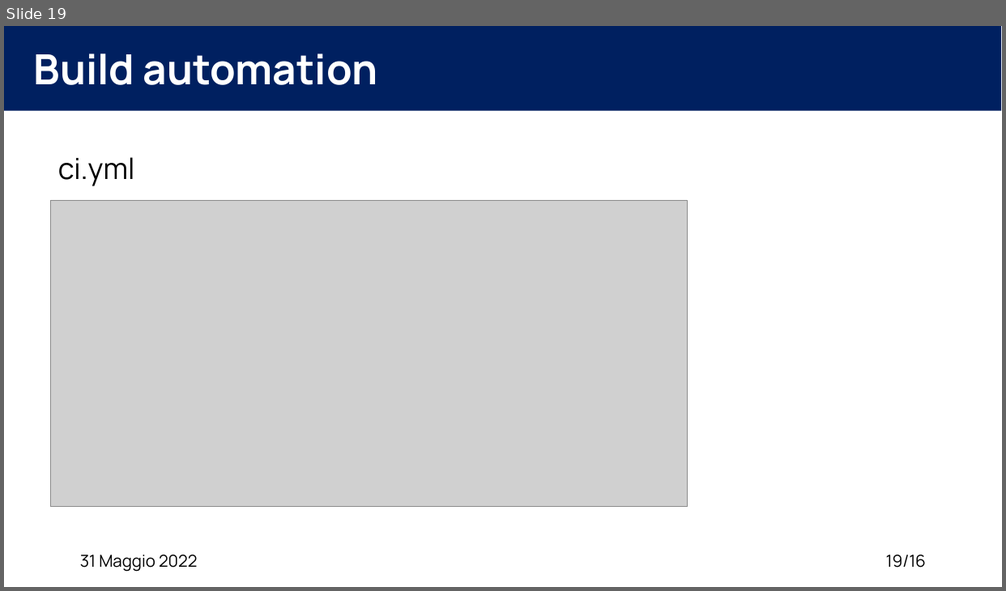
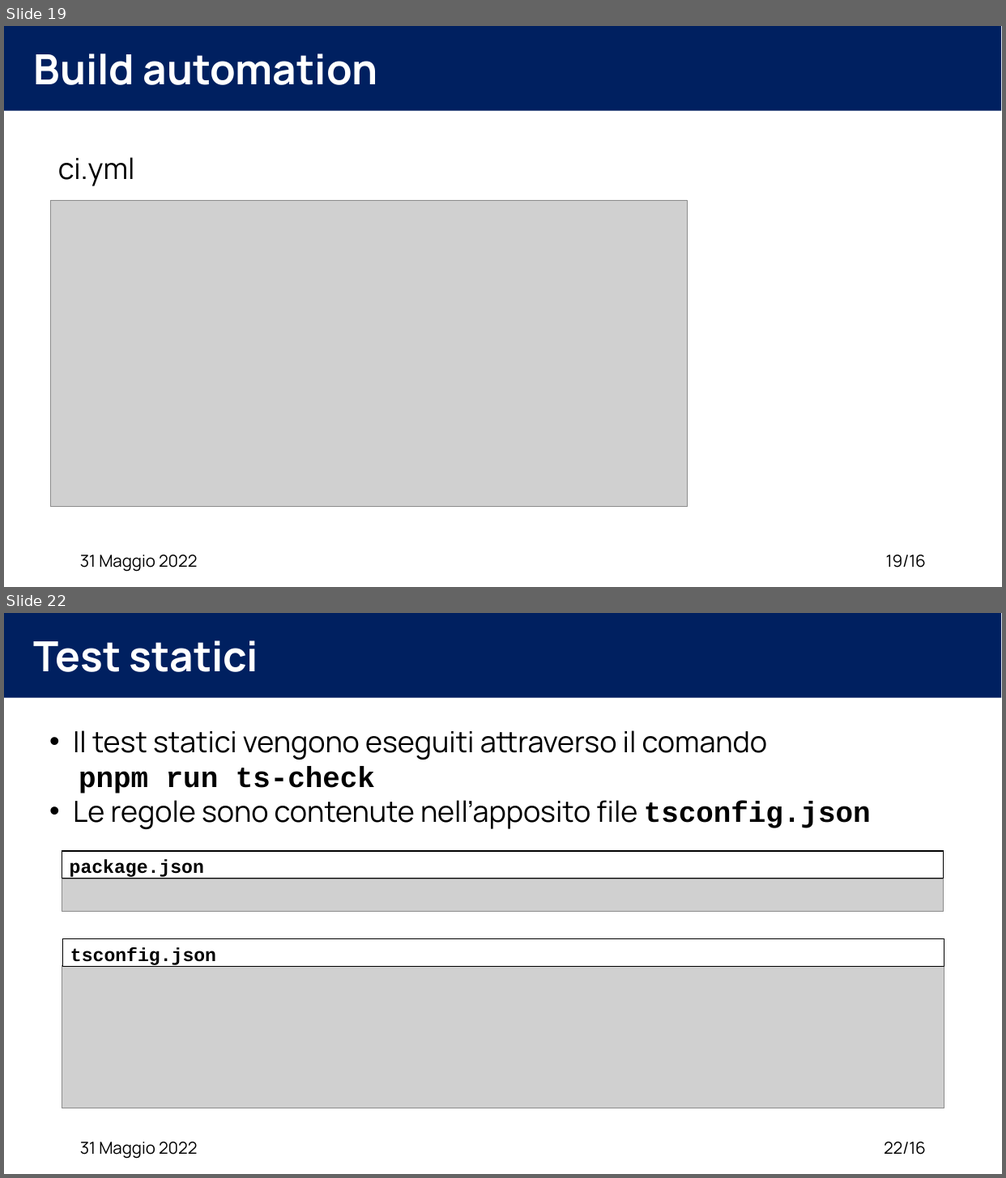
Before and after one commit to XidaZ3/MTSSAssignment3, a slide deck: MTSSAssignment3.pptx. Shown one above the other, each under a label of ours: slide 19 before the commit, slides 19 and 22 after it; the slides between them are not shown. The pictures are 1006x591 and 1006x1178 pixels, drawn with LibreOffice and Linux fonts; fonts in the diff are those of the drawing; grey boxes stand for pictures. Boxes give left, top, right and bottom in pixels: in the first picture for what was removed or moved away, otherwise in the second. Text is boxed around its words. In the diff, an @@ line names an element or a change of style, - is before the commit and + after.

Commit message:
test iniziati

```diff
--- a/MTSSAssignment3.pptx
+++ b/MTSSAssignment3.pptx
@@ slide 22 added at (x1=4, y1=613, x2=1002, y2=1174), background #FFFFFF @@
@@ rectangle added at (x1=4, y1=613, x2=1002, y2=697), fill #002060 @@
@@ title added at (x1=34, y1=641, x2=258, y2=672), 40 pt, text #FFFFFF, bold @@
+Test statici
@@ text added at (x1=73, y1=730, x2=871, y2=829), 28 pt, text #000000 @@
+• Il test statici vengono eseguiti attraverso il comando
+pnpm run ts-check
+• Le regole sono contenute nell’apposito file tsconfig.json
@@ rectangle added at (x1=62, y1=851, x2=944, y2=879), fill #FFFFFF, outline #000000 1 pt @@
@@ picture added at (x1=62, y1=879, x2=944, y2=912) @@
@@ text added at (x1=70, y1=859, x2=204, y2=879), 18 pt, text #000000, bold @@
+package.json
@@ rectangle added at (x1=63, y1=939, x2=945, y2=967), fill #FFFFFF, outline #000000 1 pt @@
@@ text added at (x1=70, y1=948, x2=216, y2=967), 18 pt, text #000000, bold @@
+tsconfig.json
@@ picture added at (x1=62, y1=965, x2=944, y2=1109) @@
@@ text added at (x1=80, y1=1142, x2=198, y2=1159), 16 pt, text #000000 @@
+31 Maggio 2022
@@ page number added at (x1=884, y1=1142, x2=926, y2=1155), 16 pt, text #000000 @@
+22/16
```
Also in this commit, not shown: 11 slides changed, 3 other slides added, 5 other files.
